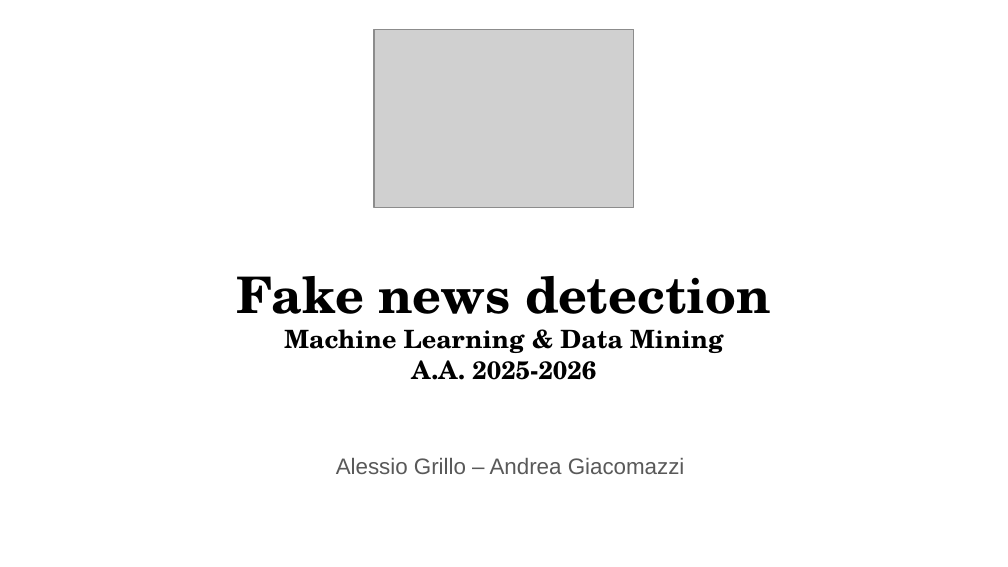
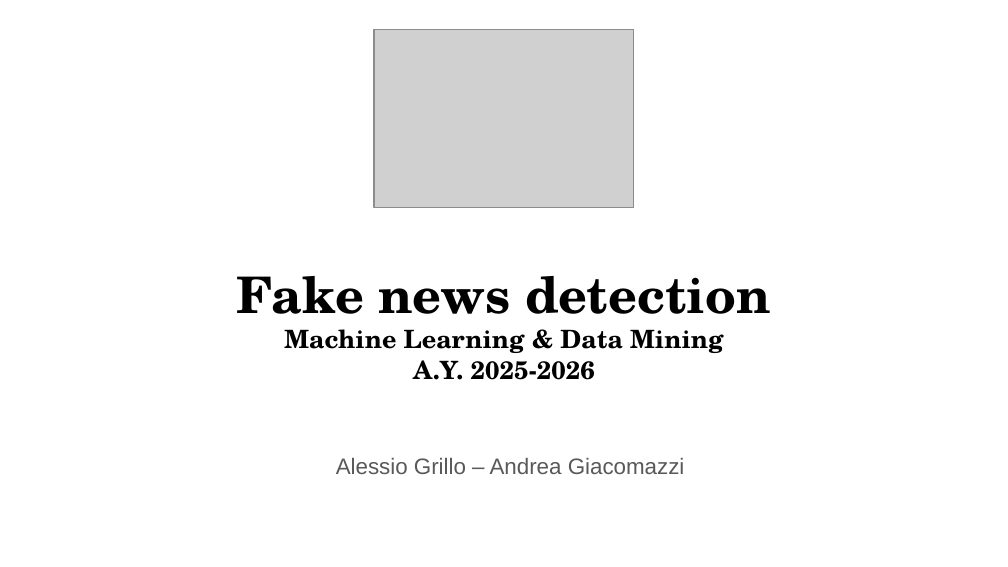
Before and after one commit to jackomazi/data-mining-and-machine-learning-project, a slide deck: slide 1 of fake_news_detector_presentation.pptx. Drawn at 1008x567 pixels with LibreOffice and Linux fonts; fonts in the diff are those of the drawing; grey boxes stand for pictures. Boxes give left, top, right and bottom in pixels: in the first picture for what was removed or moved away, otherwise in the second. Text is boxed around its words. In the diff, an @@ line names an element or a change of style, - is before the commit and + after.

```diff
--- a/fake_news_detector_presentation.pptx
+++ b/fake_news_detector_presentation.pptx
@@ title at bbox=[237, 276, 771, 380]: text changed @@
-Fake news detection
-Machine Learning & Data Mining
-A.A. 2025-2026
+Fake news detection
+Machine Learning & Data Mining
+A.Y. 2025-2026
```
Also in this commit, not shown: 5 slides removed, 1 other file.
